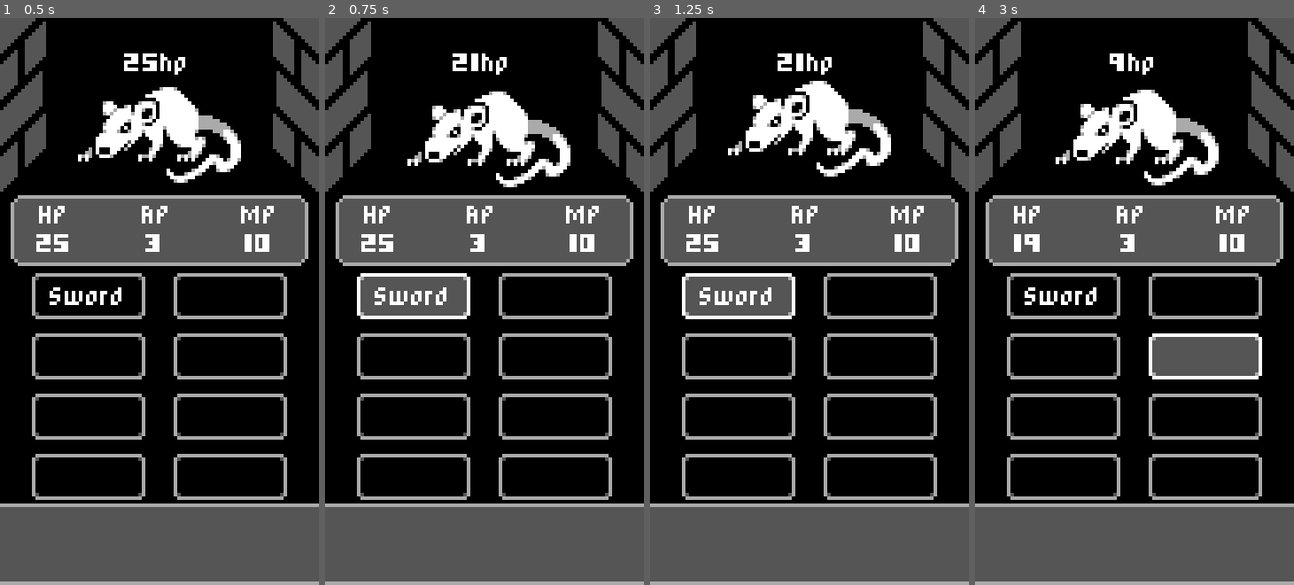
Above: before the commit, frames 1-4 (left to right).
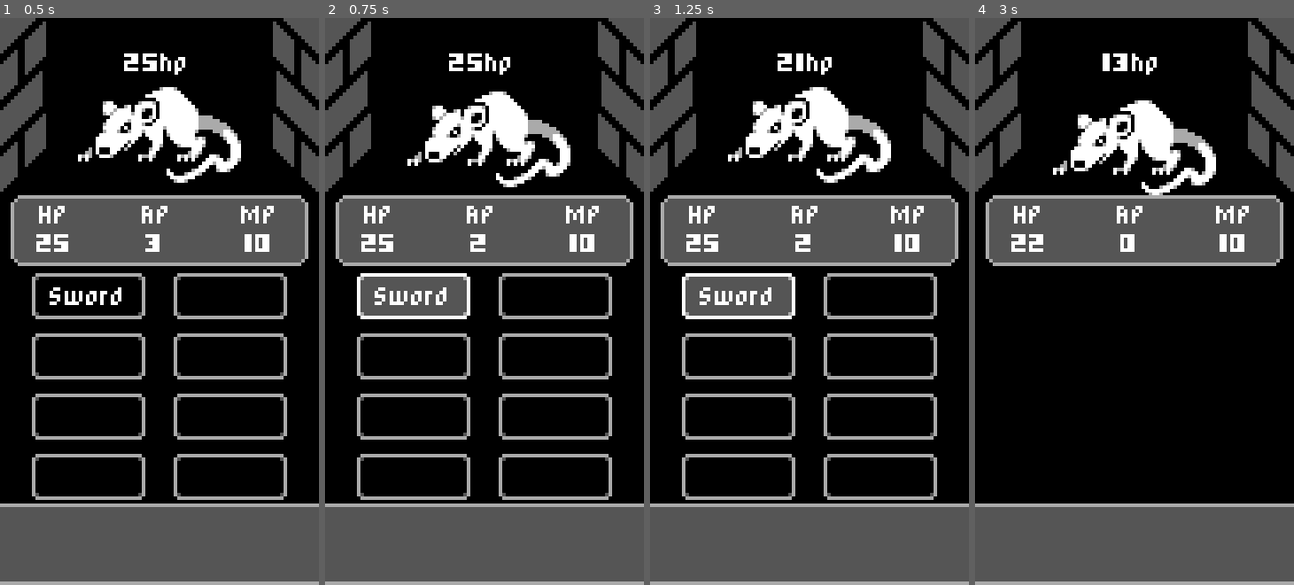
Above: after the commit, the same moments.

Repository: Bbubbee/CardPG
Game: Godot game, scene res://Scenes/battle.tscn
Two runs of this game, one before a commit and one after it. Both use one fixed random seed, a clock stepped at 60 frames per second and the inputs below.
Inputs (mouse positions are in pixels of both pictures, inside the frame that each line leads up to):
- Up to frame 1 (0.5 s): no input
- Up to frame 2 (0.75 s): click "Sword" at 0.5 s
- Up to frame 3 (1.25 s): no input
- Up to frame 4 (3 s): click (1204, 295) at 1.25 s; click (1064, 358) at 2 s; click (1204, 358) at 2.77 s

Frame 1 is identical in both runs. In frame 2, 0.4% of the frame differs, in the area x 38-59%, y 6-42%; in frame 3, 2.4%; in frame 4, 11%, in the area x 10-90%, y 6-85%.

Commit message:
optimised code

Diff:
--- a/Scenes/enemy.tscn
+++ b/Scenes/enemy.tscn
@@ -17,6 +17,20 @@
 "transitions": PackedFloat32Array(1, 1, 1, 1),
 "update": 0,
 "values": [Vector2(0, 0), Vector2(0, -2), Vector2(0, 5), Vector2(0, 0)]
+}
+tracks/1/type = "method"
+tracks/1/imported = false
+tracks/1/enabled = true
+tracks/1/path = NodePath(".")
+tracks/1/interp = 1
+tracks/1/loop_wrap = true
+tracks/1/keys = {
+"times": PackedFloat32Array(0.4),
+"transitions": PackedFloat32Array(1),
+"values": [{
+"args": [],
+"method": &"DealDamage"
+}]
 }
 
 [sub_resource type="Animation" id="Animation_edudm"]
--- a/Scripts/Enemy.gd
+++ b/Scripts/Enemy.gd
@@ -1,31 +1,40 @@
 extends Node2D
 
 signal died
-signal attack
+signal end_turn
 
 @onready var hp_label = $Label
 @onready var animation_player = $AnimationPlayer
 
+var attack_damage = 3
 var hp = 25:
-	set = SetHp
-var attack_damage = 3
+	set(new_hp):
+		hp = new_hp
+		hp_label.text = str(hp) + "hp"
+var target = null
+	# Temp solution: needed for DealDamage().
 
-func SetHp(new_hp):
-	hp = new_hp
-	hp_label.text = str(hp) + "hp"
 
-	if hp <= 0:
+func Attack(target) -> void:
+	await get_tree().create_timer(0.4).timeout
+	animation_player.play("Attack")
+	self.target = target
+	await animation_player.animation_finished
+	self.target = null
+	emit_signal("end_turn")
+
+func TakeDamage(amount):
+	animation_player.play("Shake")
+	await animation_player.animation_finished
+	self.hp -= amount
+
+	if IsDead():
 		emit_signal("died")
 		queue_free()
-	else:
-		animation_player.play("Shake")
-		await animation_player.animation_finished
-		await get_tree().create_timer(0.2).timeout
 
-		# Attack player
-		animation_player.play("Attack")
-		await animation_player.animation_finished
+func DealDamage():
+	print("deal damage")
+	target.hp -= attack_damage
 
-		var battle_scene = get_tree().current_scene
-		var player = battle_scene.find_child("PlayerStats")
-		player.hp -= attack_damage
+func IsDead():
+	return hp <= 0  # If dead return true.
--- a/Scripts/PlayerStats.gd
+++ b/Scripts/PlayerStats.gd
@@ -16,13 +16,15 @@
 	set = SetMp
 
 func SetHp(new_hp):
-	hp = min(new_hp, max_hp)
+	hp = clamp(new_hp, 0, max_hp)
 	emit_signal("hp_changed", hp)
 
 func SetAp(new_ap):
-	ap = min(new_ap, max_ap)
+	ap = clamp(new_ap, 0, max_ap)
 	emit_signal("ap_changed", ap)
+	if ap == 0:
+		emit_signal("end_turn")
 
 func SetMp(new_mp):
-	mp = min(new_mp, max_mp)
+	mp = clamp(new_mp, 0, max_mp)
 	emit_signal("mp_changed", mp)
--- a/Scripts/battle.gd
+++ b/Scripts/battle.gd
@@ -1,12 +1,31 @@
 extends Node
 
 @onready var enemy = $Enemy
-@onready var sword_button = $UI/BattleActionButtons/SwordButton
+@onready var player_battle_action_buttons = $UI/BattleActionButtons
+@onready var player = $PlayerStats
+
+
+func _ready():
+	StartPlayerTurn()
+
+func StartPlayerTurn():
+	player_battle_action_buttons.show()
+	player.ap = player.max_ap
+	await player.end_turn
+	StartEnemyTurn()
+
+func StartEnemyTurn():
+	player_battle_action_buttons.hide()
+	if enemy != null:
+		enemy.Attack(player)
+		await enemy.end_turn
+	StartPlayerTurn()
 
 func _on_sword_button_pressed():
 	if enemy != null:
-		enemy.hp -= 4
+		player.ap -= 1
+		enemy.TakeDamage(4)
 
 func _on_enemy_died():
-	sword_button.disabled = true
+	player_battle_action_buttons.hide()
 	enemy = null
Not shown, added: Scenes/bat1187.tmp
